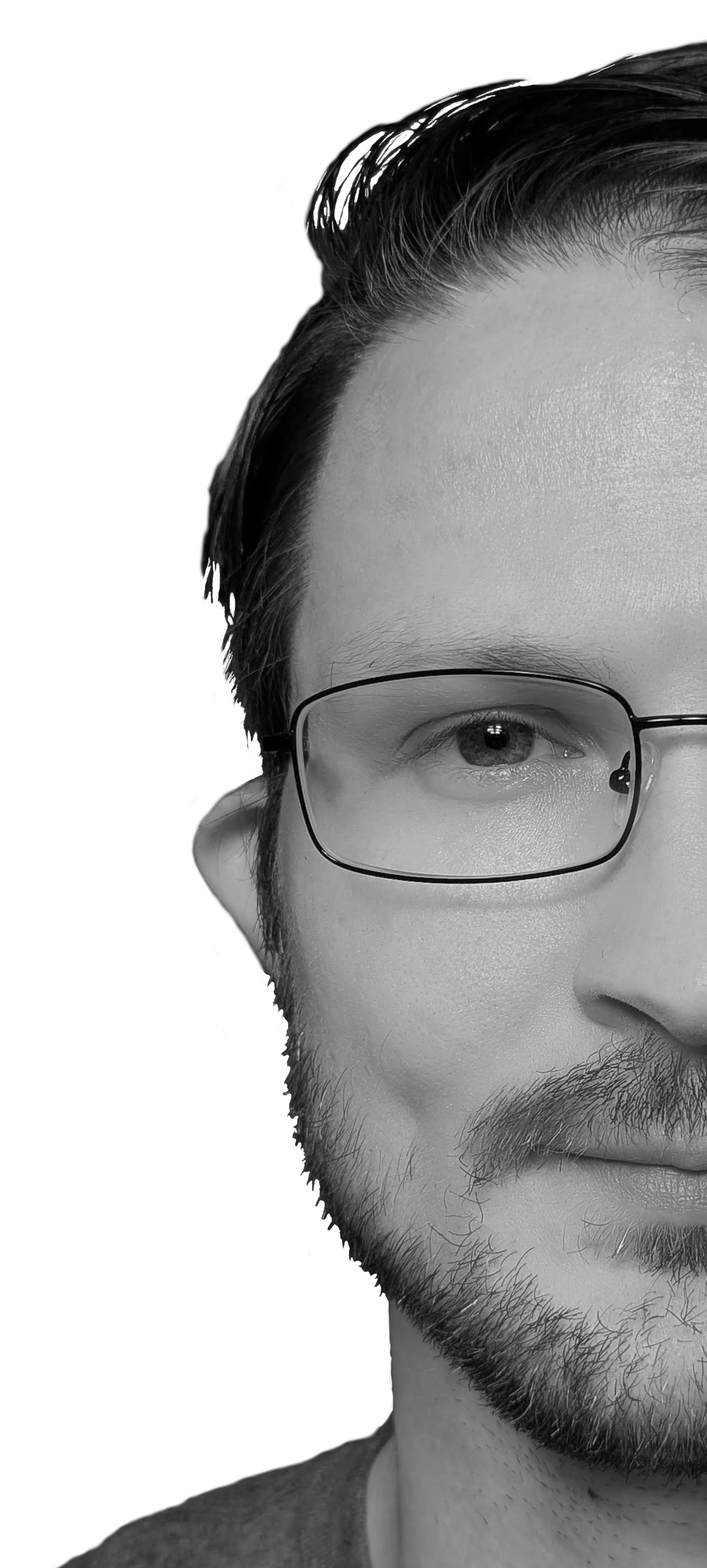
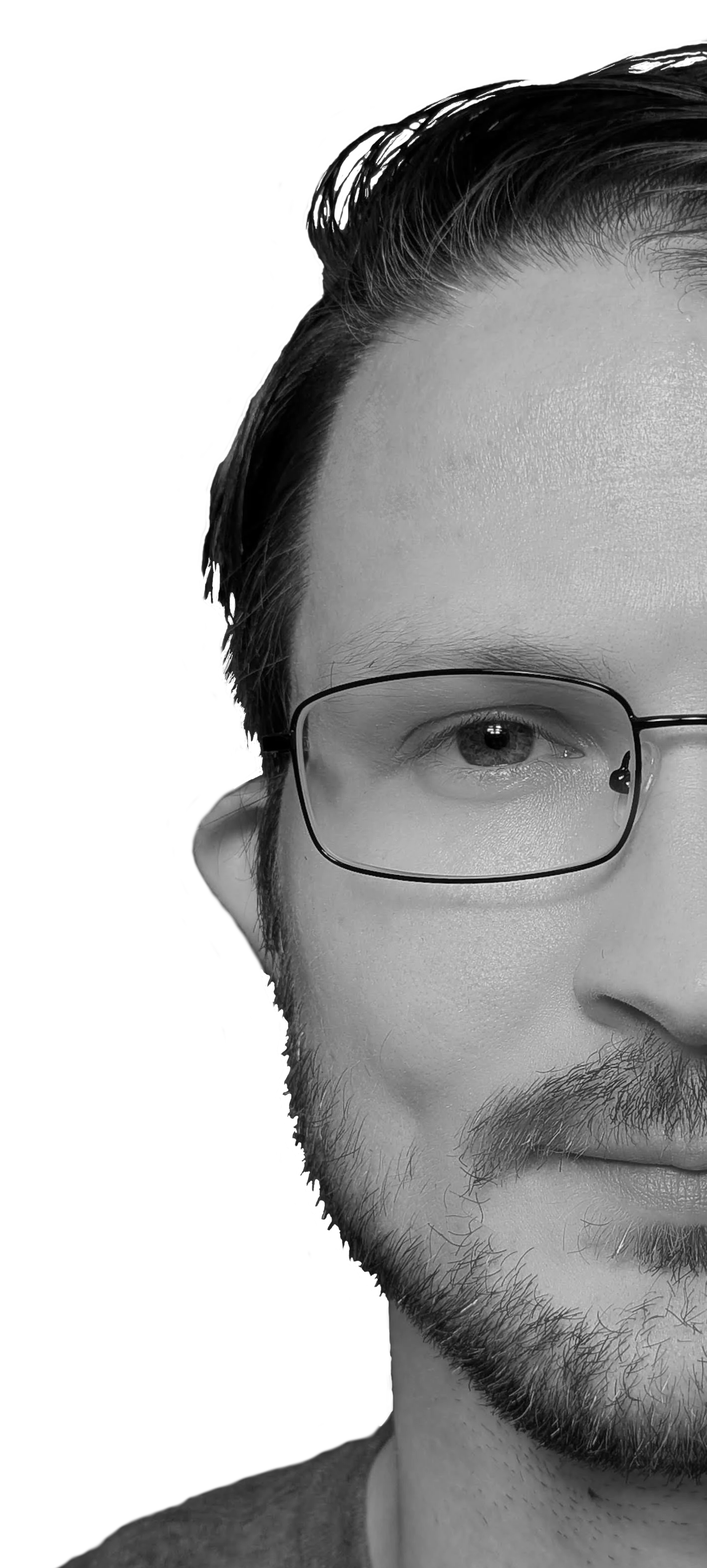
Comparing the layer stacks of the two 707px x 1568px images. Changes:
painted on "self.webp" over (x1=198, y1=39, x2=707, y2=581)
